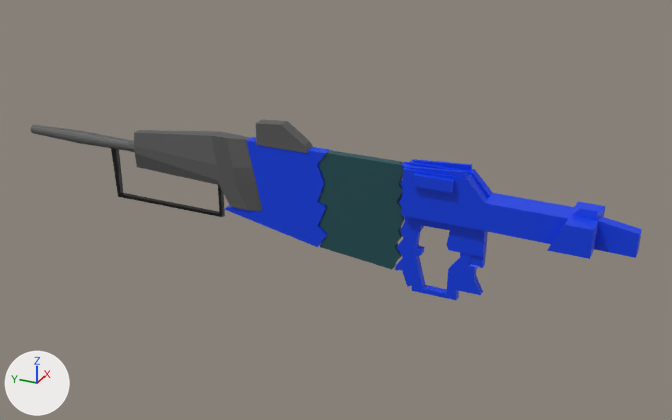
The glTF model 制作delta/Asset/Models/Weapon/RaserRifle/RaserRifle.gltf, before and after one commit.
Before and after are seen from a 50 mm camera at (-17.18, -5.08, 9.14) aimed at (0.25, 2.76, 0.42). The lights are fixed; the arrows at lower left show +X, +Y and +Z. The picture after the commit comes second. Where no turn or scale is listed for an object, it has been applied to the vertices. Vertices at exactly the same position are counted once.

Names of what the first picture shows: 'Cube', '円柱', '立方体', '立方体.001', '立方体.002', '立方体.003'.
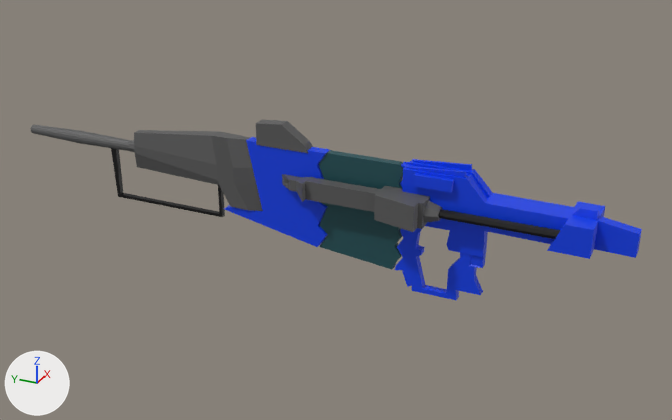
The change, as a list of edits to the scene's bpy script:
```text
Change me_円柱_001:
    used by ob_円柱_001; location = (0.41, 0.0, 1.13)
    remove me_円柱_001.from_pydata(...)  # 16 vertices, 28 faces; spans x -0.1..0.1, y -2.62..1.13, z -0.12..0.08
    add me_円柱_001.from_pydata(...)  # 32 vertices, 56 faces; spans x -0.92..0.1, y -2.62..1.13, z -0.12..0.08
    me_円柱_001 part 1: a new loose piece, an 8-sided cylinder along y spanning x -0.92..-0.72, y -2.62..1.13, z -0.12..0.08, in mat_マテリアル (black #000000)
Change me_円柱_002:
    used by ob_円柱_002; location = (0.41, 0.6, 1.13)
    remove me_円柱_002.from_pydata(...)  # 58 vertices, 108 faces; spans x -0.29..0.51, y -0.48..3.32, z -0.31..0.26
    add me_円柱_002.from_pydata(...)  # 116 vertices, 216 faces; spans x -1.32..0.51, y -0.48..3.32, z -0.31..0.26
    me_円柱_002 part 2: the loose piece of 42 vertices spanning x -0.29..0.51, y -0.2..3.32, z -0.31..0.26 is copied, and the copy is mirrored in x about its middle, then moved by (-1.03, 0.0, 0.0); it spans x -1.32..-0.52, y -0.2..3.32, z -0.31..0.26
    me_円柱_002 part 3: a new loose piece, an 8-sided cut cone along y (radius 0.15 at the low end, 0.25 at the high end) spanning x -1.06..-0.56, y -0.48..-0.2, z -0.28..0.22, in mat_マテリアル_001 (dark grey #5b5b5b)
```

Pixel boxes (x1, y1, x2, y2) of what changed, in the pictures (672 x 420 px):
'円柱.002', reshaped (not visible before): after (282, 174, 442, 232)
'円柱.001', reshaped (not visible before): after (439, 209, 560, 239)
part 2 of me_円柱_002, added: after (282, 174, 430, 232)
part 3 of me_円柱_002, added: after (423, 201, 442, 223)
